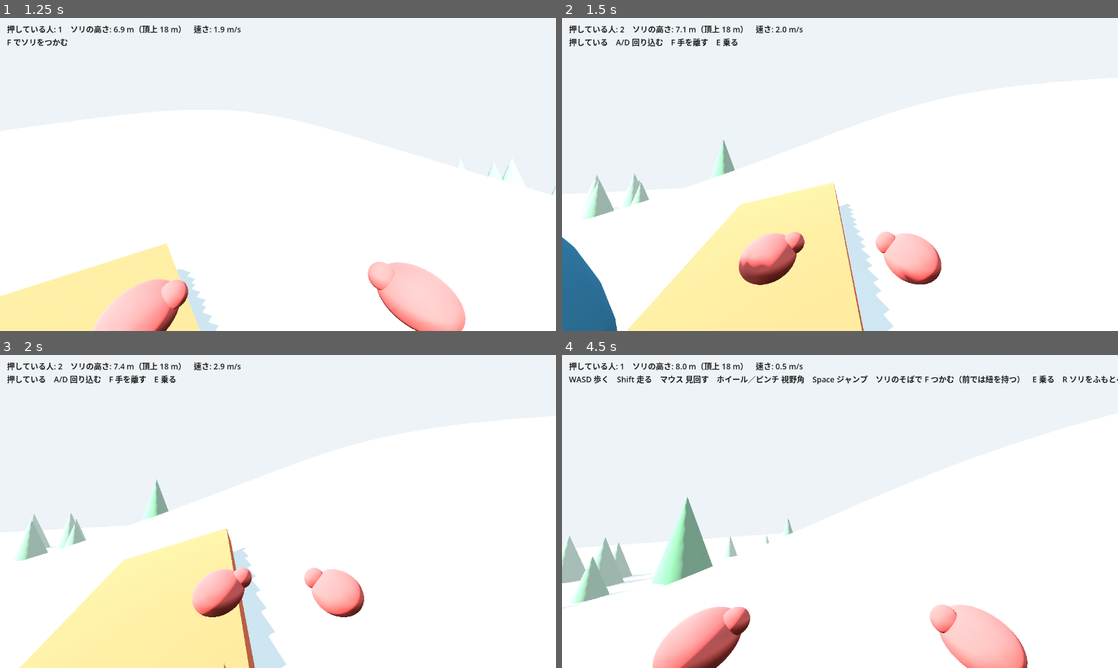
Above: before the commit, frames 1-4 (two rows, left to right).
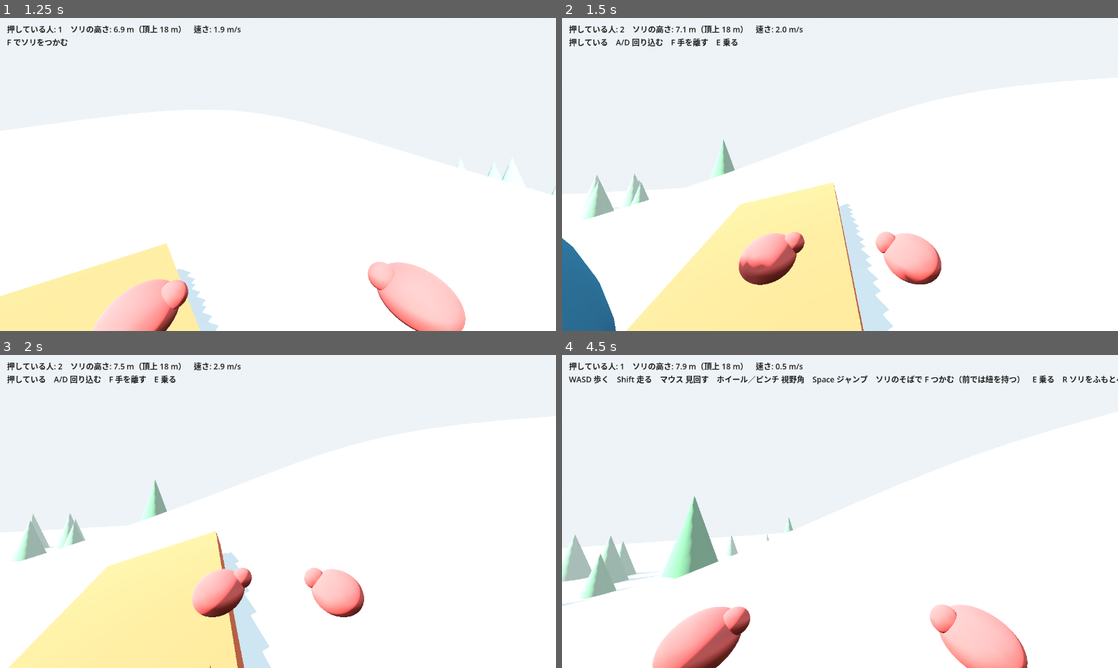
Above: after the commit, the same moments.

Repository: rigelpain/Lodge
Game: Godot game, scene res://main.tscn
Two runs of this game, one before a commit and one after it. Both use one fixed random seed, a clock stepped at 60 frames per second and the inputs below.
Inputs (mouse positions are in pixels of both pictures, inside the frame that each line leads up to):
- Up to frame 1 (1.25 s): tap Enter at 0.5 s; move the mouse to (305, 174) at 0.52 s; hold W from 0.53 s (still down); tap R at 0.6 s; tap Space at 0.77 s
- Up to frame 2 (1.5 s): keep holding W; move the mouse to (812, 174) at 1.27 s; tap F at 1.35 s
- Up to frame 3 (2 s): keep holding W; tap Space at 1.52 s
- Up to frame 4 (4.5 s): keep holding W; move the mouse to (851, 505) at 2.02 s; tap E at 2.1 s; move the mouse to (834, 517) at 2.77 s; tap Shift at 2.85 s; tap Space at 3.02, 3.77 s; move the mouse to (878, 514) at 3.52 s; tap R at 3.6 s; move the mouse to (795, 508) at 4.27 s; tap F at 4.35 s

Frame 1 is identical in both runs. In frame 2, 0.2% of the frame differs, in the area x 0-69%, y 38-100%; in frame 3, 2.6%, in the area x 1-52%, y 2-100%; in frame 4, 2.5%.

Commit message:
回り込みを毎秒 20° に。つかんでいる間の前後左右は視点の向き基準に
代表の言葉「回り込む速さはもっとゆっくりで、前後左右は視点に対してやってほしい」。
W は見ている方へ押し、S は手前へ引く。A/D は見た目の左右へ回り込む。

Co-Authored-By: Claude Fable 5.1 <noreply@anthropic.com>

Diff:
--- a/game/player.gd
+++ b/game/player.gd
@@ -11,7 +11,7 @@
 const GRAVITY := 9.8
 const GRAB_REACH := 2.2      # F でつかめる、立つ位置までの距離 (m)
 const LET_GO_SPEED := 5.0    # ソリがこれより速く滑ると手が離れる (m/s)
-const PIVOT_RATE := 0.7      # 回り込む速さ (rad/s)
+const PIVOT_RATE := 0.35     # 回り込む速さ (rad/s、毎秒 20°)
 const ROPE_SEGS := 14
 
 enum Mode { WALK, GRIP, RIDE, ROPE }
@@ -272,7 +272,8 @@
 	global_position = global_position.lerp(target, _snap) if _snap < 1.0 else target
 	velocity = Vector3.ZERO
 
-	var fwd: Vector3 = sled.global_basis * push_dir
+	# 前後は視点の向き: W は見ている方へ押し、S は手前へ引く
+	var fwd: Vector3 = -global_basis.z
 	fwd.y = 0
 	fwd = fwd.normalized()
 	if Input.is_physical_key_pressed(KEY_W):
